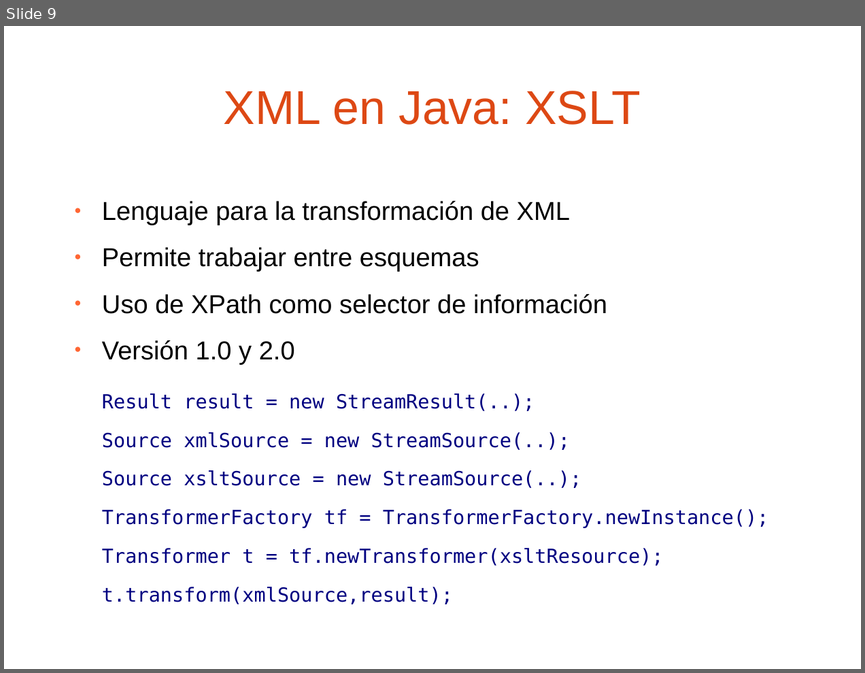
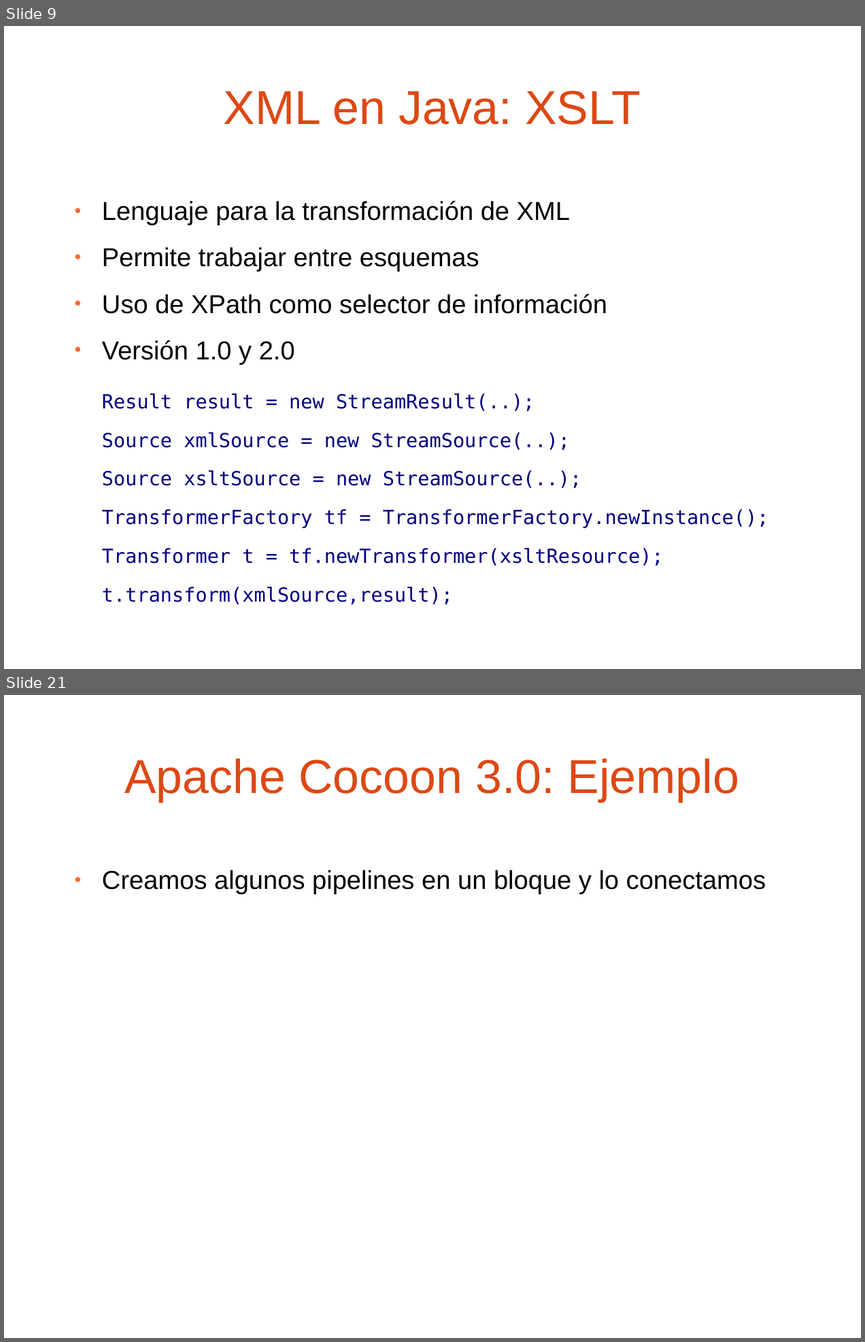
Before and after one commit to jpuerto/barcampes2012-cocoon, a slide deck: presentacion/Procesamiento de XML con Apache Cocoon 3.0.odp. Shown one above the other, each under a label of ours: slide 9 before the commit, slides 9 and 21 after it; the slides between them are not shown. The pictures are 865x673 and 865x1342 pixels, drawn with LibreOffice and Linux fonts; fonts in the diff are those of the drawing; background and template pictures are left out. Boxes give left, top, right and bottom in pixels: in the first picture for what was removed or moved away, otherwise in the second. Text is boxed around its words. In the diff, an @@ line names an element or a change of style, - is before the commit and + after.

```diff
--- a/presentacion/Procesamiento de XML con Apache Cocoon 3.0.odp
+++ b/presentacion/Procesamiento de XML con Apache Cocoon 3.0.odp
@@ slide 21 added at (4,695,861,1338), background picture (left out) @@
@@ title added at (124,758,739,802), 44 pt, text #DD4814 @@
+Apache Cocoon 3.0: Ejemplo
@@ text added at (102,870,766,894), 24 pt, text #000000 @@
+● Creamos algunos pipelines en un bloque y lo conectamos
```
Also in this commit, not shown: 5 slides changed, 12 other slides added.
